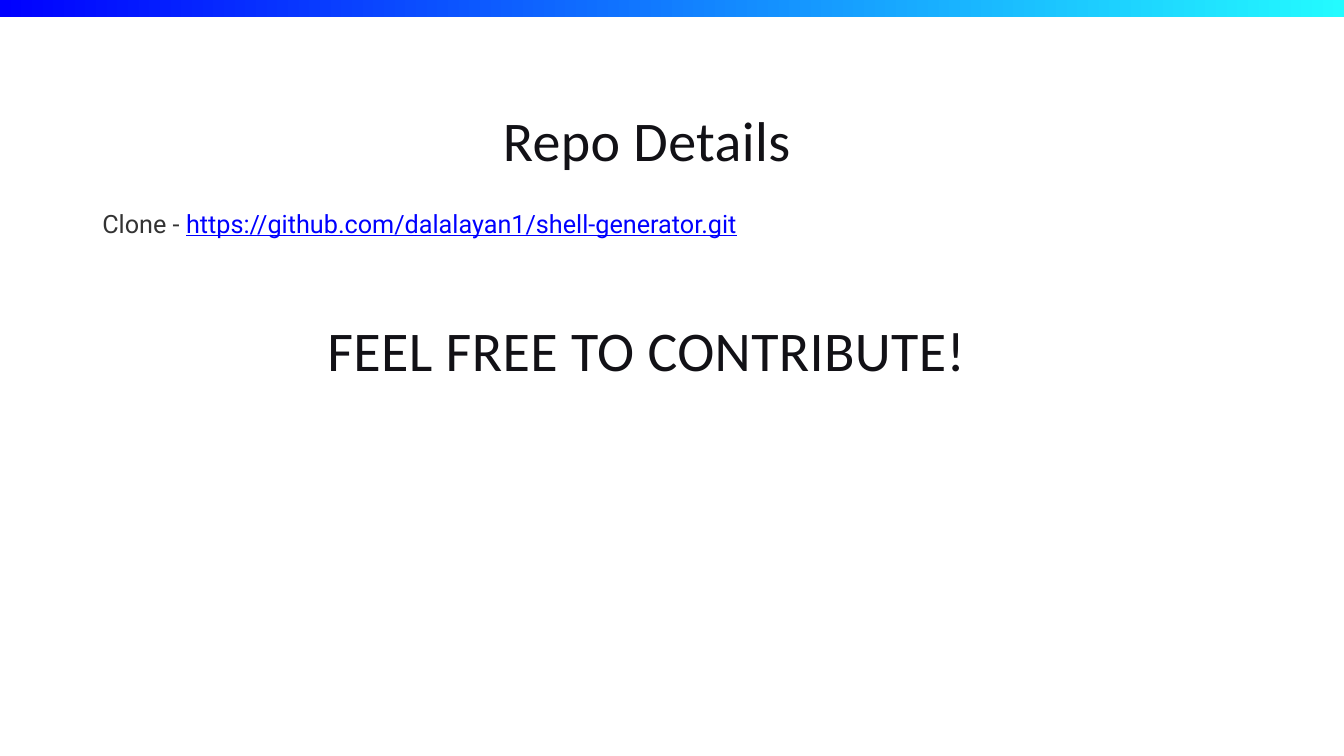
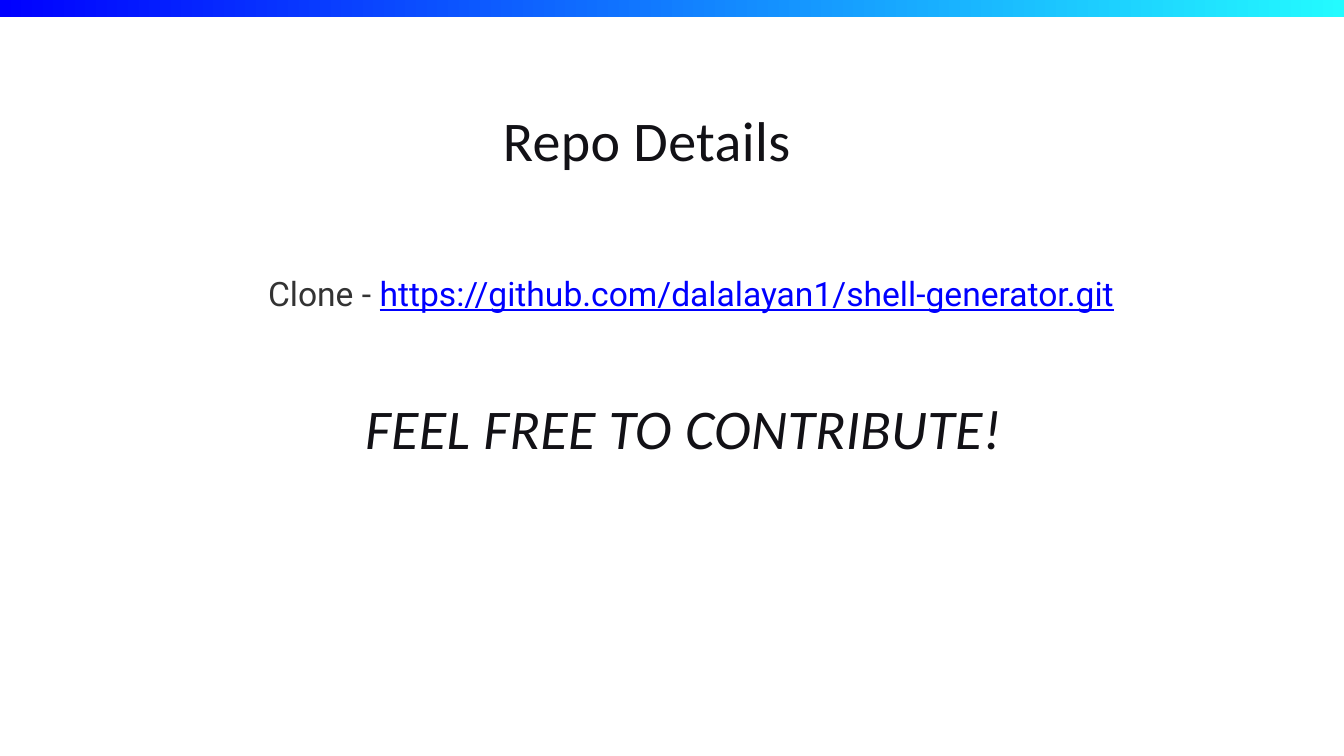
Before and after one commit to dalalayan1/shell-generator, a slide deck: slide 16 of generators.pptx (slide 10 before the commit). Drawn at 1344x756 pixels with LibreOffice and Linux fonts; fonts in the diff are those of the drawing; background and template pictures are left out. Boxes give left, top, right and bottom in pixels: in the first picture for what was removed or moved away, otherwise in the second. Text is boxed around its words. In the diff, an @@ line names an element or a change of style, - is before the commit and + after.

```diff
--- a/generators.pptx
+++ b/generators.pptx
@@ text "Clone - https://github.com/dalalayan1/shell-generator.git": place and size @@
-text "Clone - https://github.com/dalalayan1/shell-generator.git" at bbox=[102, 214, 736, 239]
+text "Clone - https://github.com/dalalayan1/shell-generator.git" at bbox=[268, 280, 1114, 313]
@@ text "Clone - https://github.com/dalalayan1/shell-generator.git" at bbox=[268, 280, 1114, 313]: size 18 to 24 pt; alignment left to centre @@
@@ text "FEEL FREE TO CONTRIBUTE!": place and size @@
-text "FEEL FREE TO CONTRIBUTE!" at bbox=[327, 333, 965, 372]
+text "FEEL FREE TO CONTRIBUTE!" at bbox=[365, 411, 1001, 450]
@@ text "FEEL FREE TO CONTRIBUTE!" at bbox=[365, 411, 1001, 450]: italic on @@
```
Also in this commit, not shown: 5 other slides changed, 7 slides added, 1 slide removed.
